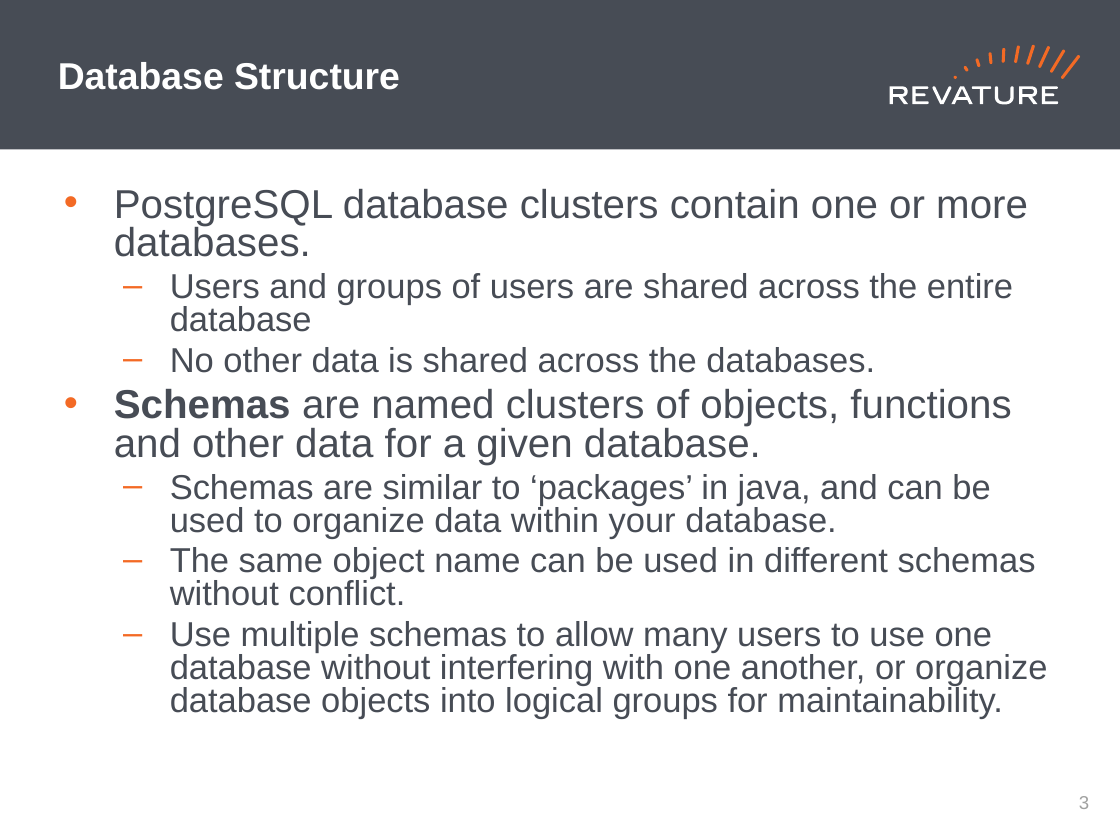
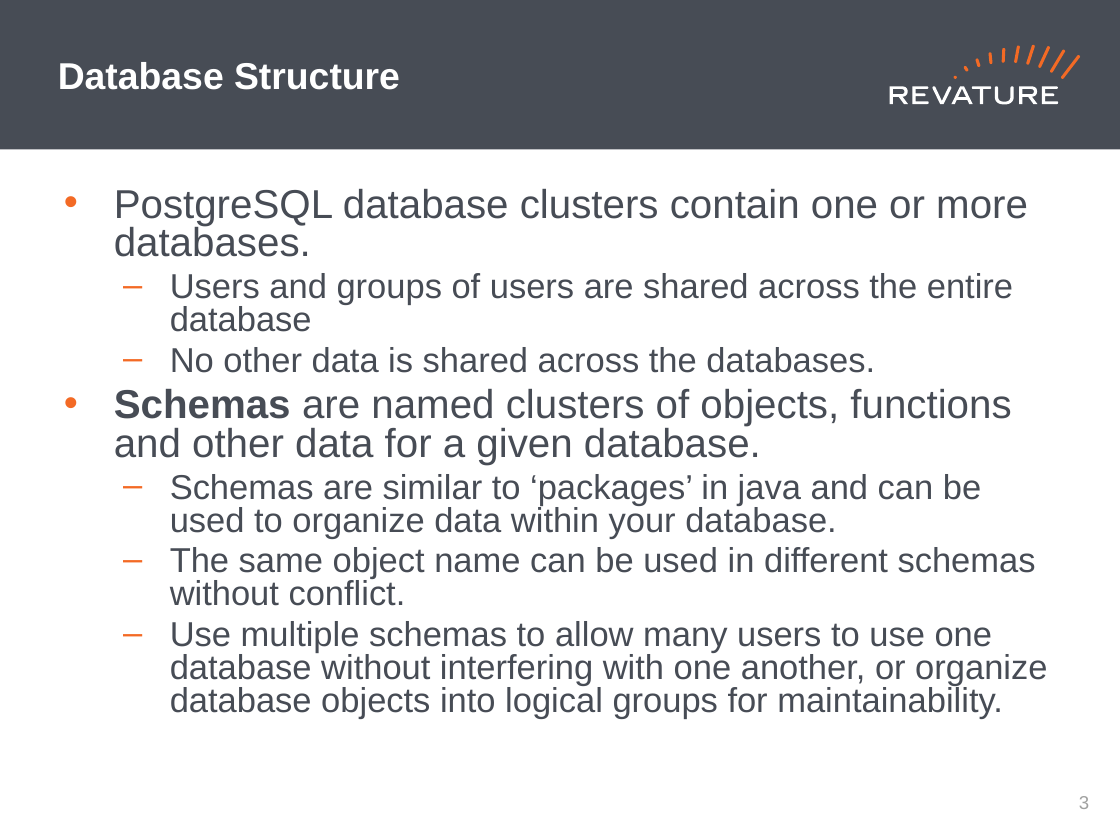
Before and after one commit to jhigherevature/ROCP-210412, a slide deck: slide 4 of powerpoints/Roc_Day07 - SQL_Basiscs.pptx. Drawn at 1120x840 pixels with LibreOffice and Linux fonts; fonts in the diff are those of the drawing. Boxes give left, top, right and bottom in pixels: in the first picture for what was removed or moved away, otherwise in the second. Text is boxed around its words. In the diff, an @@ line names an element or a change of style, - is before the commit and + after.

```diff
--- a/powerpoints/Roc_Day07 - SQL_Basiscs.pptx
+++ b/powerpoints/Roc_Day07 - SQL_Basiscs.pptx
@@ text at box(170, 474, 981, 539): text changed @@
-  – Schemas are similar to ‘packages’ in java, and can be used to organize data within your database.
+  – Schemas are similar to ‘packages’ in java and can be used to organize data within your database.
```
Also in this commit, not shown: 27 other files.
